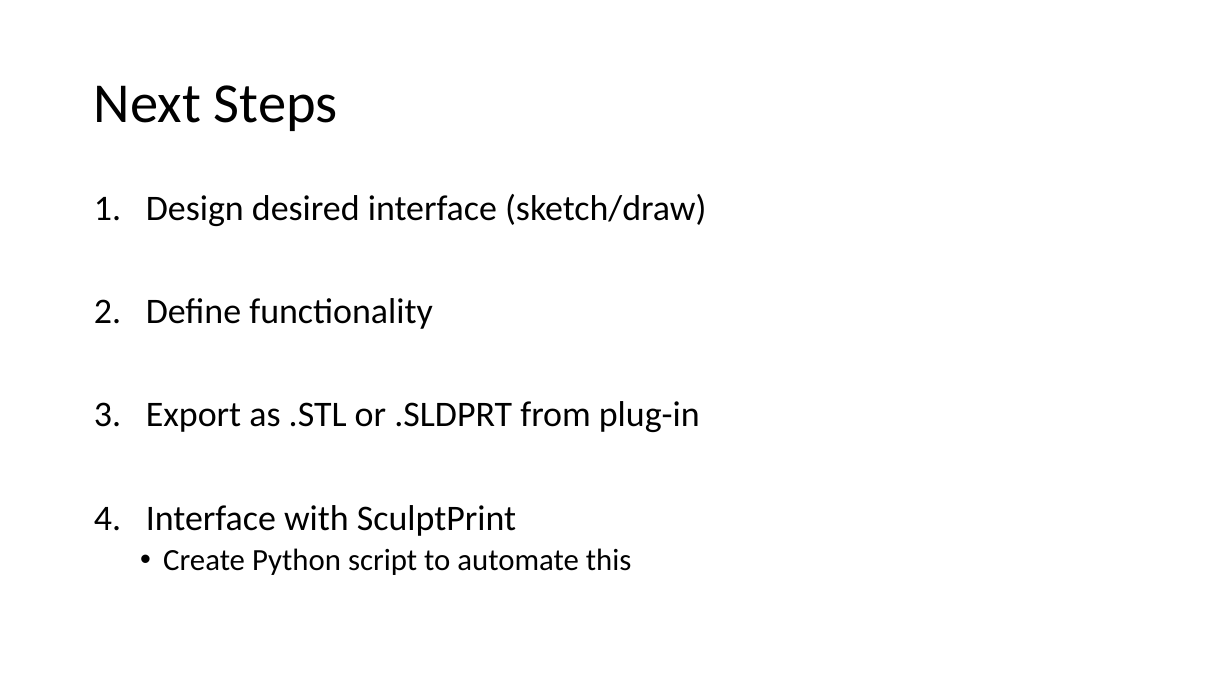
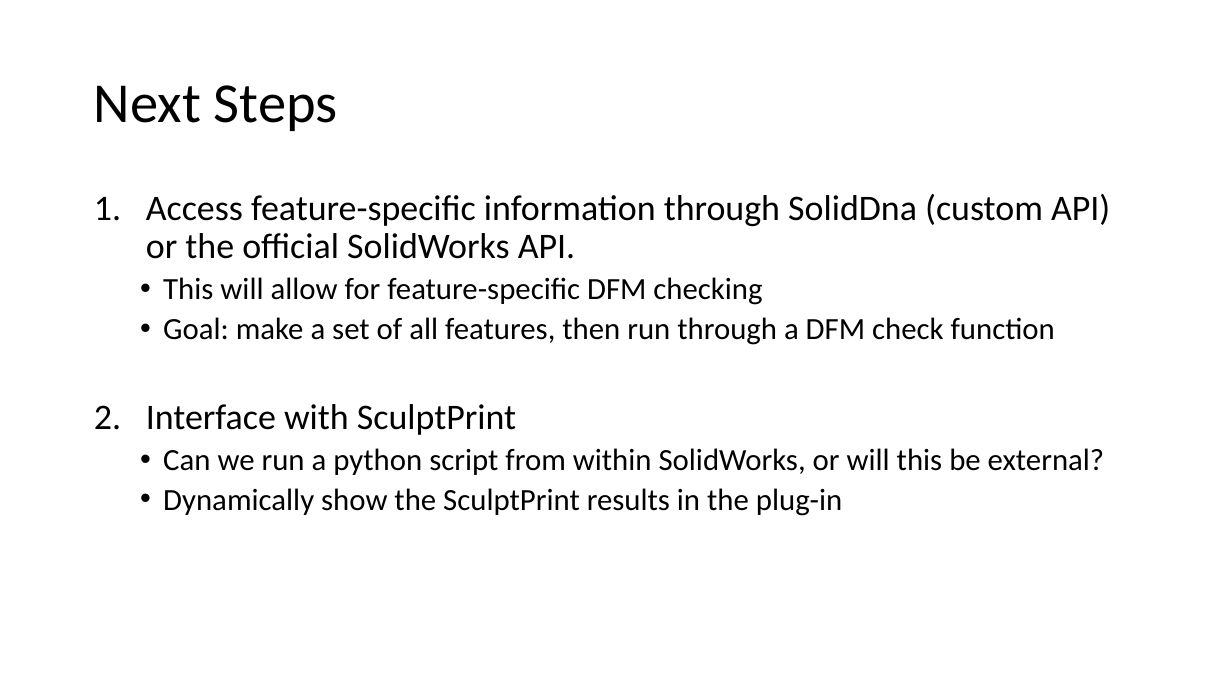
Before and after one commit to amarellapudi/Solidworks-DFM-PlugIn, a slide deck: slide 4 of Weekly Updates/Week2.pptx (slide 6 before the commit). Drawn at 1232x693 pixels with LibreOffice and Linux fonts; fonts in the diff are those of the drawing. Boxes give left, top, right and bottom in pixels: in the first picture for what was removed or moved away, otherwise in the second. Text is boxed around its words. In the diff, an @@ line names an element or a change of style, - is before the commit and + after.

```diff
--- a/Weekly Updates/Week2.pptx
+++ b/Weekly Updates/Week2.pptx
@@ text at bbox=[146, 194, 1110, 345]: text changed; size 28 to 24 pt @@
-1. Design desired interface (sketch/draw)
-2. Define functionality
-3. Export as .STL or .SLDPRT from plug-in
+1. Access feature-specific information through SolidDna (custom API) or the official SolidWorks API.
+  • This will allow for feature-specific DFM checking
+  • Goal: make a set of all features, then run through a DFM check function
@@ text at bbox=[163, 448, 1105, 516]: text changed @@
-  • Create Python script to automate this
+  • Can we run a python script from within SolidWorks, or will this be external?
+  • Dynamically show the SculptPrint results in the plug-in
```
Also in this commit, not shown: 3 other slides changed, 2 slides removed.
